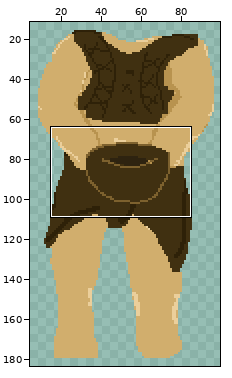
Two versions of one sprite sheet, Assets/People/Peasant.png. Above: a wide view before the commit, with the close-up outlined.
Close-up. Before:
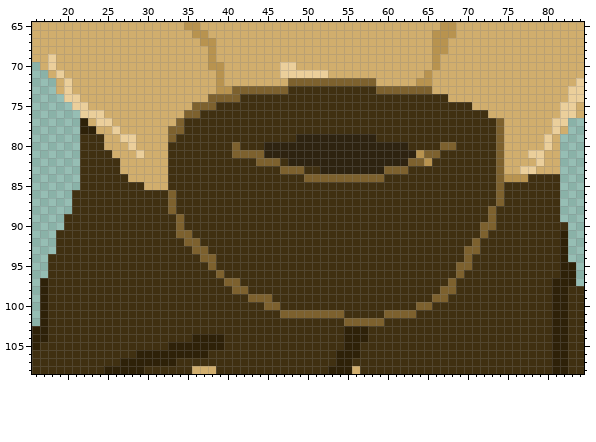
The file is 100x200 pixels. Colours within 5 levels of each other are drawn and written as one. Shown: x 16..84, y 65..108. The wide view leaves out empty margins.
New version:
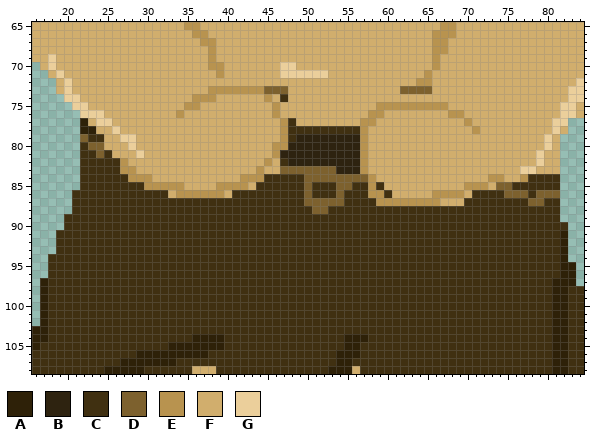
Palette (. is transparent): A #2e2108  B #2e2310  C #403011  D #7d612e  E #b8934f  F #d1ae6d  G #ebcf9b
The exact change:
Changed rows in their new state; - is an unchanged pixel.
first column x 22:
 72 -----------------F--------FFFFFFFFFFF-----------------------
 73 ----------------E--EEEE---FFFFFFFFFFFFFF--------------------
 74 --------------EEEFFFFFFEF-FFFFFFFFFFFFFFFFFFFF--------------
 75 -------------EEFFFFFFFFFEFFFFFFFFFFFFEEEEEEEEEFFF-----------
 76 ------------EFFFFFFFFFFFEFFFFFFFFFFFEEFFFFFFFFEEFFF---------
 77 ------------FFFFFFFFFFFFFE-FFFFFFFFEEFFFFFFFFFFFEFFFF-------
 78 -----------FFFFFFFFFFFFFFE---------EFFFFFFFFFFFFFEFFF-------
 79 D----------FFFFFFFFFFFFFFE---------EFFFFFFFFFFFFFFFFF-------
 80 -DD--------FFFFFFFFFFFFFEE---------EFFFFFFFFFFFFFFFFF-------
 81 --D--------FFFFFFFFFFFFFE----------EFFFFFFFFFFFFFFFFF---F---
 82 -----E-----FFFFFFFFFFFFEF----------EFFFFFFFFFFFFFFFFF-------
 83 -----EE----FFFFFFFFFFFEFF---DDDD---EFFFFFFFFFFFFFFFFF-------
 84 ------EEE--FFFFFFFFFEEE-------------EFFFFFFFFFFFFFFEEFF-----
 85 --------EEEEEFFFFEEEEF------D---DD--E-FFFFFFFFFFEEEF-D------
 86 -----------FEEEEEEF---------D---D---EE-FFFFFEEEEF---CDDD-DDD
 87 -----------C----------------DDDDD----EEEEEEEEFFF----C---DD--
 88 -----------C-----------------DD--------------------C--------
 89 ------------C--------------------------------------C--------
 90 ------------C-------------------------------------CC--------
 91 ------------CC------------------------------------C---------
 92 -------------CC----------------------------------C----------
 93 --------------CC--------------------------------CC----------
 94 ---------------CC-------------------------------C-----------
 95 ----------------C------------------------------CC-----------
 96 -----------------C-----------------------------C------------
 97 ------------------CC--------------------------C-------------
 98 -------------------CC------------------------CC-------------
 99 ---------------------CCC--------------------CC--------------
100 -----------------------CC-----------------CC----------------
101 -------------------------CCCCCCCC-----CCCC------------------
102 ---------------------------------CCCCC----------------------
103 ---------------------------------CCC------------------------
